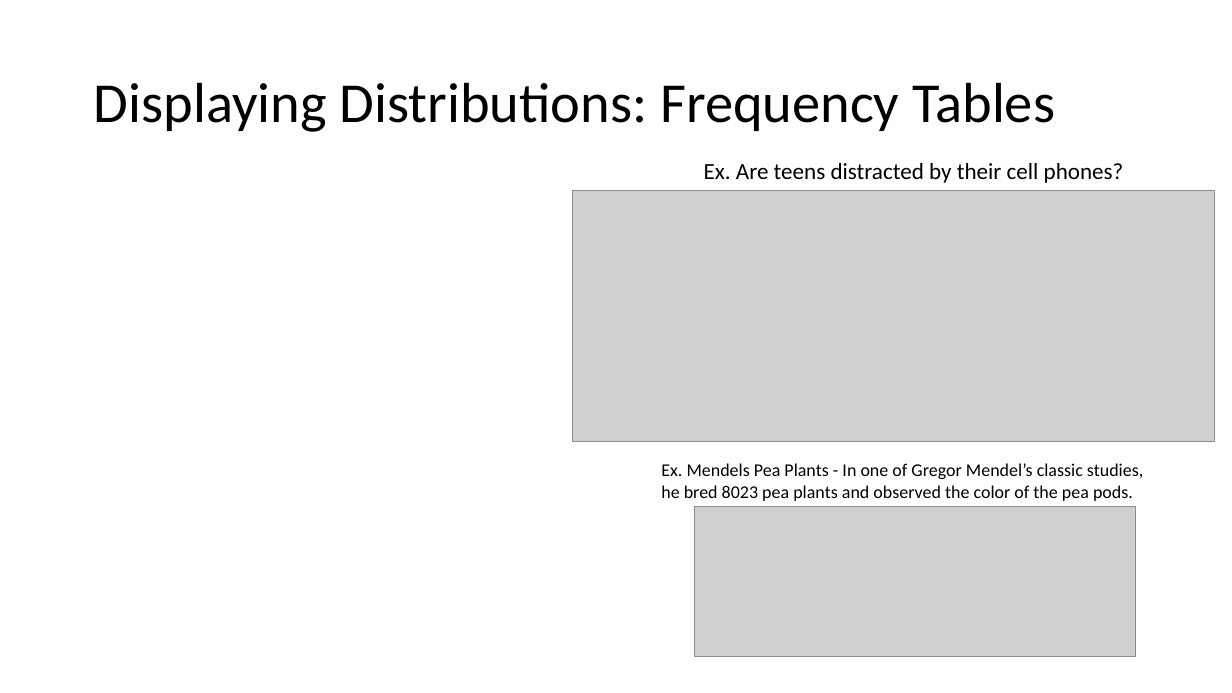
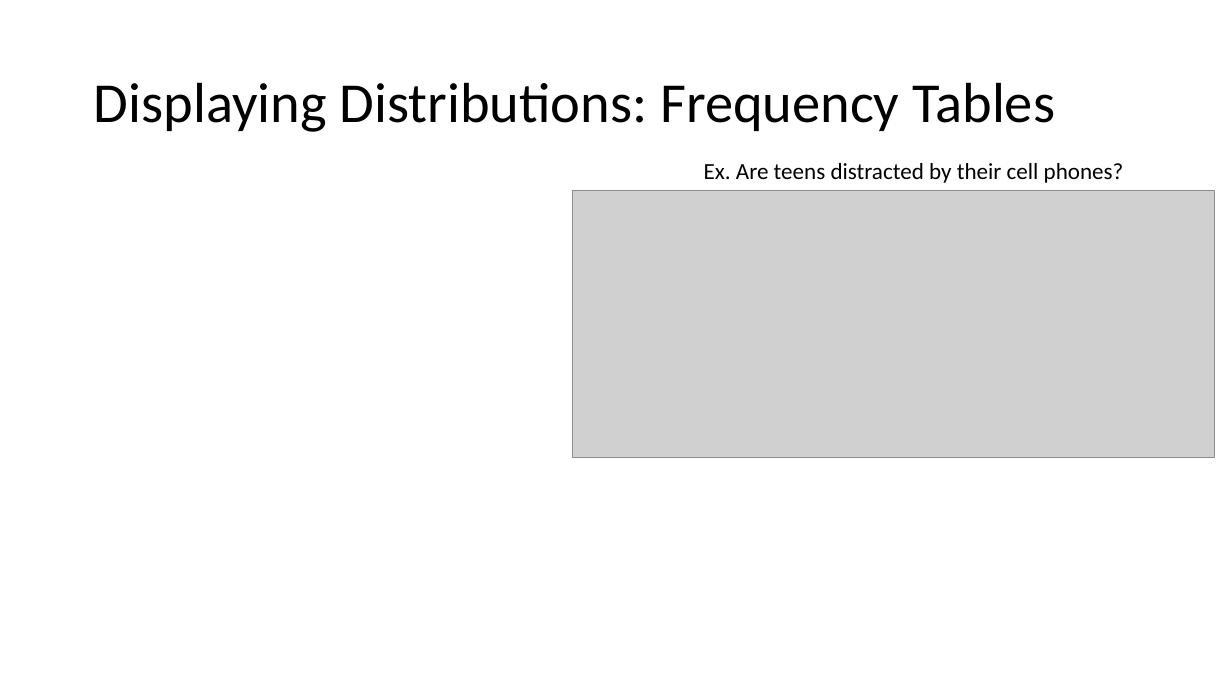
Before and after one commit to Jarred6068/Kvamme_UI_STAT251, a slide deck: slide 6 of docs/lecture_slides/Week 2/Week2_Lecture3_Slides_1_19_2024.pptx. Drawn at 1232x693 pixels with LibreOffice and Linux fonts; fonts in the diff are those of the drawing; grey boxes stand for pictures. Boxes give left, top, right and bottom in pixels: in the first picture for what was removed or moved away, otherwise in the second. Text is boxed around its words. In the diff, an @@ line names an element or a change of style, - is before the commit and + after.

```diff
--- a/docs/lecture_slides/Week 2/Week2_Lecture3_Slides_1_19_2024.pptx
+++ b/docs/lecture_slides/Week 2/Week2_Lecture3_Slides_1_19_2024.pptx
@@ picture: place and size @@
-picture at (572, 190, 1214, 441)
+picture at (572, 190, 1214, 457)
@@ text removed at (661, 463, 1143, 501) @@
-Ex. Mendels Pea Plants - In one of Gregor Mendel’s classic studies,
-he bred 8023 pea plants and observed the color of the pea pods.
@@ picture removed at (695, 507, 1136, 657) @@
```
Also in this commit, not shown: 2 other slides changed, 1 slide added, 36 other files.
